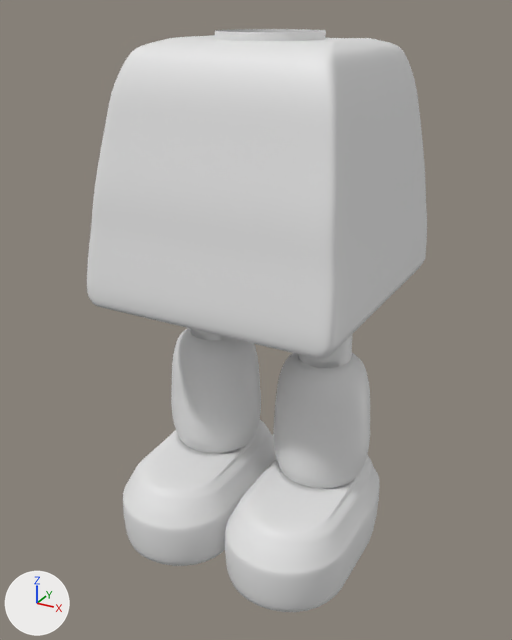
The Blender file 3d/servbot.blend as it was, and as the next commit left it.
One viewpoint serves both versions: a camera (50 mm lens) standing at (-1.66, -2.45, 0.35) and looking at (-2.96, -0.09, -0.83). The axes (+X, +Y, +Z) are drawn at lower left. The lights are the same throughout.
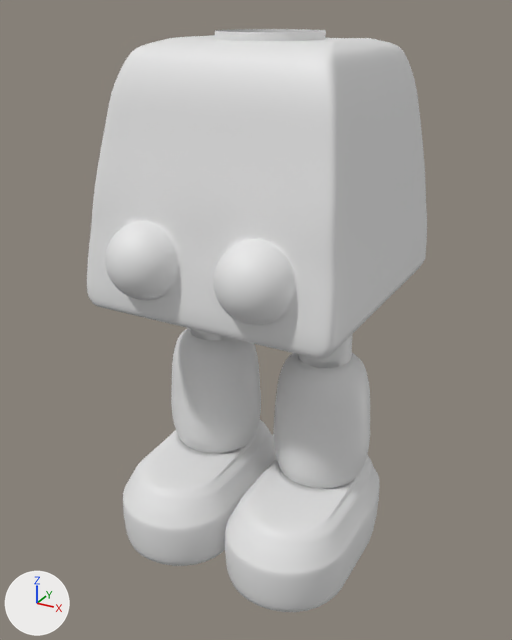
What differs and where, as boxes [x1, y1, x2, y2] in the pictures (512 x 640 px):
part 1 of me_sphere_001, built on: before [104, 208, 306, 332]; after [105, 207, 305, 331]

Patch to the scene script:
```diff
--- a/3d/servbot.blend.py
+++ b/3d/servbot.blend.py
@@ me_sphere_001 @@
 # used by ob_sphere; location = (-2.95, 0.0, 0.129)
-me_sphere_001.from_pydata(...)  # 1862 vertices, 1795 faces, 1 loose edge; spans x 0.0..0.53, y -0.58..0.52, z -2.01..0.16
+me_sphere_001.from_pydata(...)  # 2107 vertices, 2056 faces, 1 loose edge; spans x 0.0..0.53, y -0.66..0.52, z -2.01..0.16
+# me_sphere_001 part 1: 4 vertices moved from x 0.15..0.31, y -0.52..-0.5, z -0.62..-0.53 to x 0.15..0.31, y -0.55..-0.49, z -0.72..-0.47; 8 vertices removed from x 0.1..0.36, y -0.54..-0.5, z -0.73..-0.53; 253 vertices added at x 0.08..0.37, y -0.66..-0.49, z -0.74..-0.46
```
